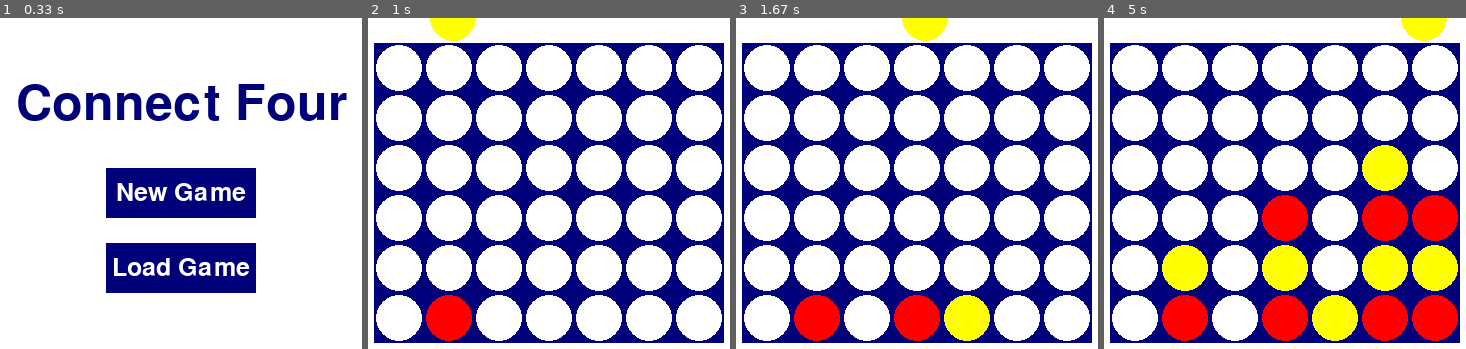
Above: before the commit, frames 1-4 (left to right).
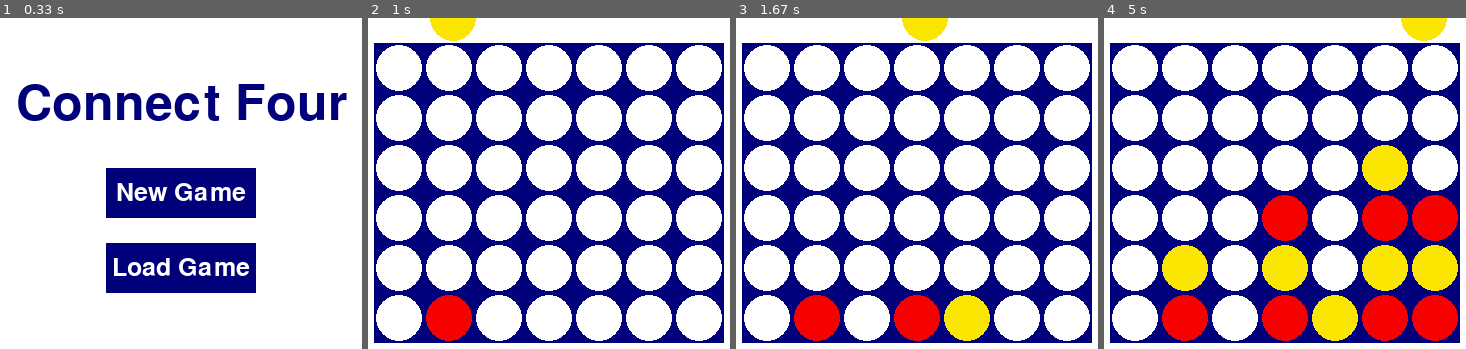
Above: after the commit, the same moments.

Repository: evfinkn/connect-four
Game: pygame game, started from ConnectFour.py
The game is run twice, just before and just after one commit, with the same random seed, the same clock (stepped at 60 frames per second) and the same inputs.
Inputs (mouse positions are in pixels of both pictures, inside the frame that each line leads up to):
- Up to frame 1 (0.33 s): no input
- Up to frame 2 (1 s): click (549, 193) at 0.38 s; click (451, 196) at 0.72 s
- Up to frame 3 (1.67 s): click (974, 70) at 1.05 s; click (924, 74) at 1.38 s
- Up to frame 4 (5 s): click (1288, 229) at 1.72 s; click (1386, 246) at 2.05 s; click (1389, 163) at 2.38 s; click (1429, 163) at 2.72 s; click (1426, 259) at 3.05 s; click (1303, 180) at 3.38 s; click (1198, 130) at 3.72 s; click (1393, 229) at 4.05 s; click (1368, 147) at 4.42 s; click (1422, 186) at 4.88 s

Frame 1 is identical in both runs. In frame 2, 0.7% of the frame differs, in the area x 17-30%, y 0-7%; in frame 3, 2.1%; in frame 4, 8.9%, in the area x 16-98%, y 0-98%.

Commit message:
Make coin colors slightly darker

Diff:
--- a/ConnectFour.py
+++ b/ConnectFour.py
@@ -13,8 +13,8 @@
 BACKGROUND_COLOR = (255, 255, 255)
 GRID_COLOR = (0, 0, 122)
 LIGHTER_GRID_COLOR = (0, 37, 161)
-P1_COIN_COLOR = (255, 0, 0)
-P2_COIN_COLOR = (255, 255, 0)
+P1_COIN_COLOR = (246, 0, 0)
+P2_COIN_COLOR = (250, 230, 0)
 COLOR_NAMES = {P1_COIN_COLOR: "Red", P2_COIN_COLOR: "Yellow"}   # Used to display which color won
 
 slot_size = 50      # width for one slot in the grid
